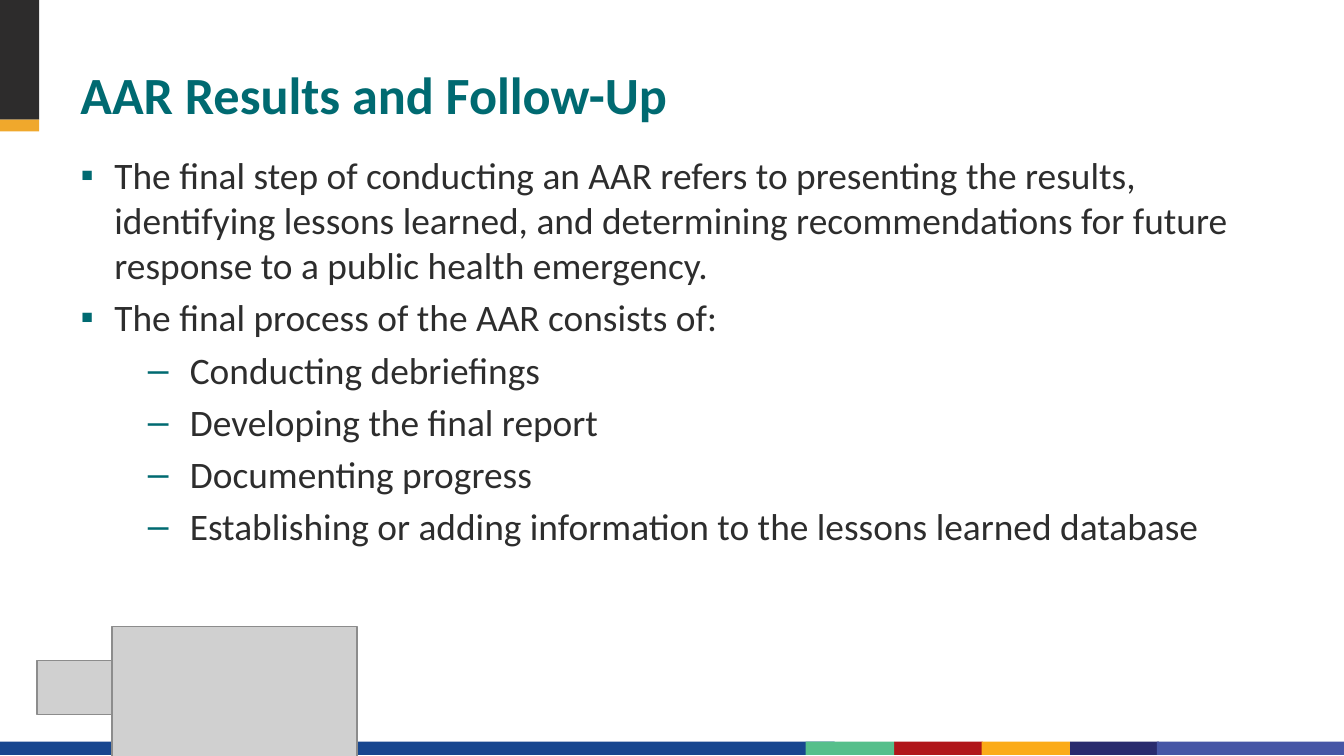
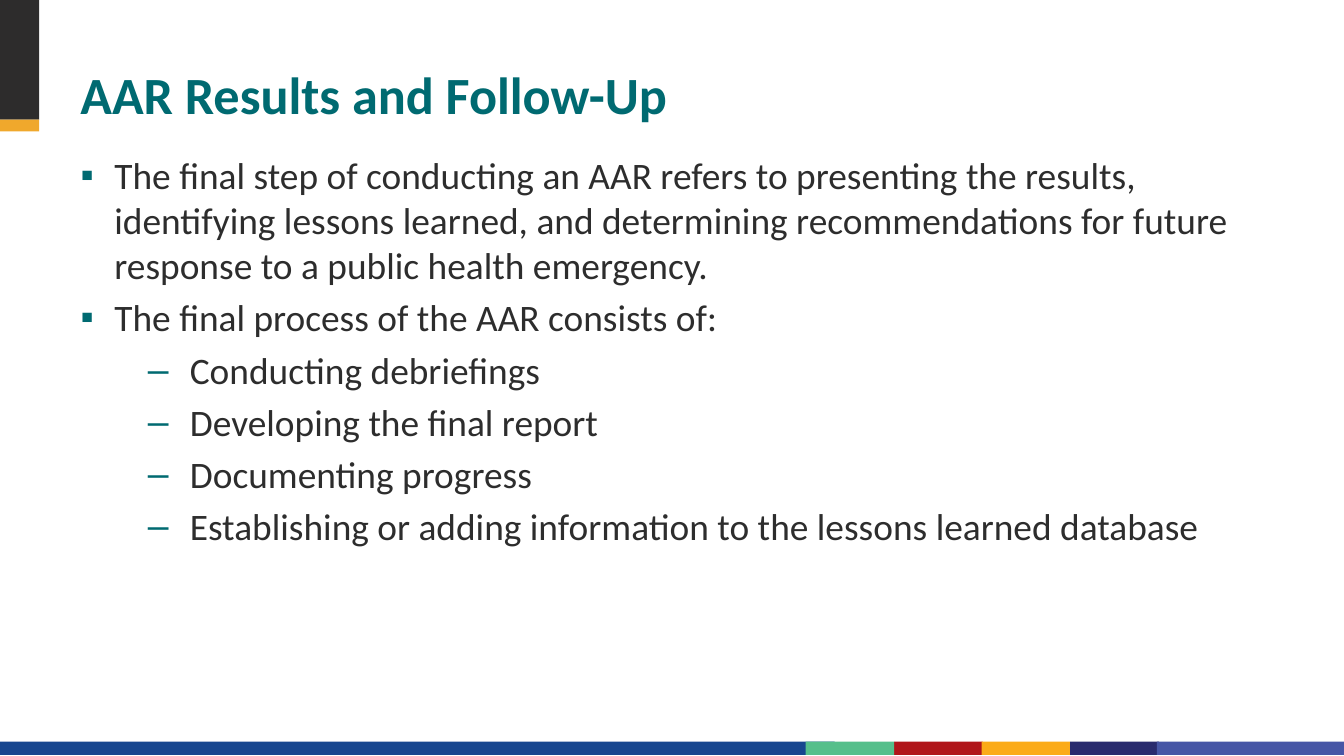
Before and after one commit to talus-analytics-bus/cdc-eoc, a slide deck: slide 40 of src/assets/documents/EOC Development Tool/7 - How do we keep the EOC prepared/prepare-7-2020-eoc-preparedness-planning-training-aar.pptx. Drawn at 1344x756 pixels with LibreOffice and Linux fonts; fonts in the diff are those of the drawing; grey boxes stand for pictures; background and template pictures are left out. Boxes give left, top, right and bottom in pixels: in the first picture for what was removed or moved away, otherwise in the second. Text is boxed around its words. In the diff, an @@ line names an element or a change of style, - is before the commit and + after.

```diff
--- a/src/assets/documents/EOC Development Tool/7 - How do we keep the EOC prepared/prepare-7-2020-eoc-preparedness-planning-training-aar.pptx
+++ b/src/assets/documents/EOC Development Tool/7 - How do we keep the EOC prepared/prepare-7-2020-eoc-preparedness-planning-training-aar.pptx
@@ picture removed at (112, 626, 356, 756) @@
@@ rectangle removed at (134, 629, 396, 735) @@
@@ rectangle removed at (0, 653, 224, 735) @@
@@ picture removed at (36, 660, 112, 714) @@
```
Also in this commit, not shown: 41 other slides changed, 1 slide added, 1 slide removed, 4 other files.
